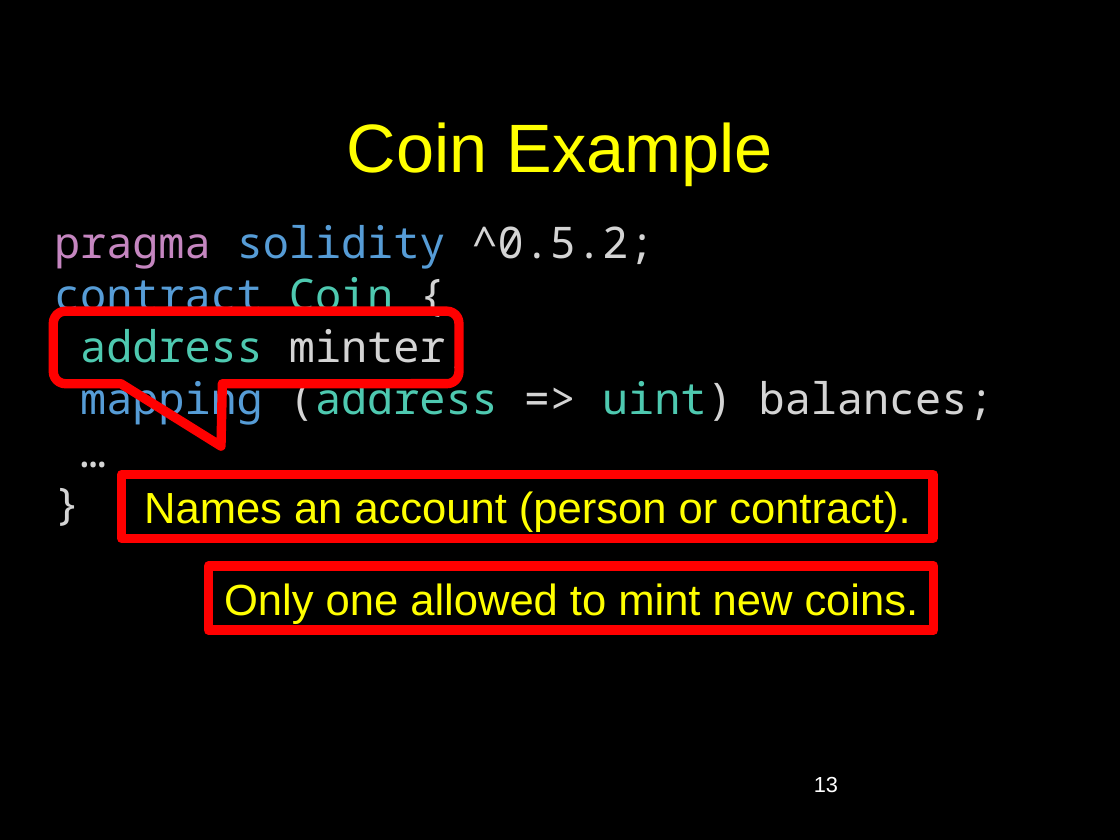
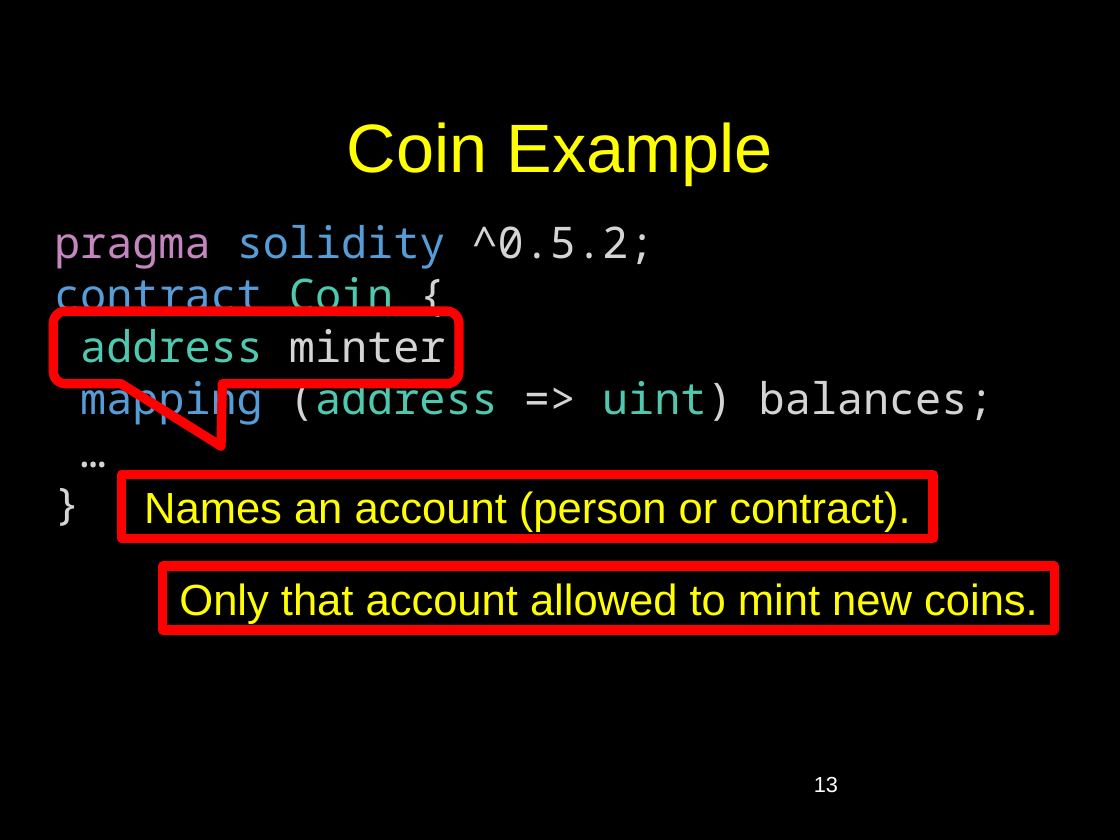
Before and after one commit to jadsmaeil/csci1951l, a slide deck: slide 13 of public/lecture-6-solidity.pptx. Drawn at 1120x840 pixels with LibreOffice and Linux fonts; fonts in the diff are those of the drawing. Boxes give left, top, right and bottom in pixels: in the first picture for what was removed or moved away, otherwise in the second. Text is boxed around its words. In the diff, an @@ line names an element or a change of style, - is before the commit and + after.

```diff
--- a/public/lecture-6-solidity.pptx
+++ b/public/lecture-6-solidity.pptx
@@ rectangle "Only that account allowed to ...": place and size @@
-rectangle "Only that account allowed to ..." at (208,566,934,629)
+rectangle "Only that account allowed to ..." at (162,566,1054,629)
@@ text in rectangle at (179,583,1038,624): text changed @@
-Only one allowed to mint new coins.
+Only that account allowed to mint new coins.
```
Also in this commit, not shown: 21 other slides changed, 1 slide added, 9 other files.
